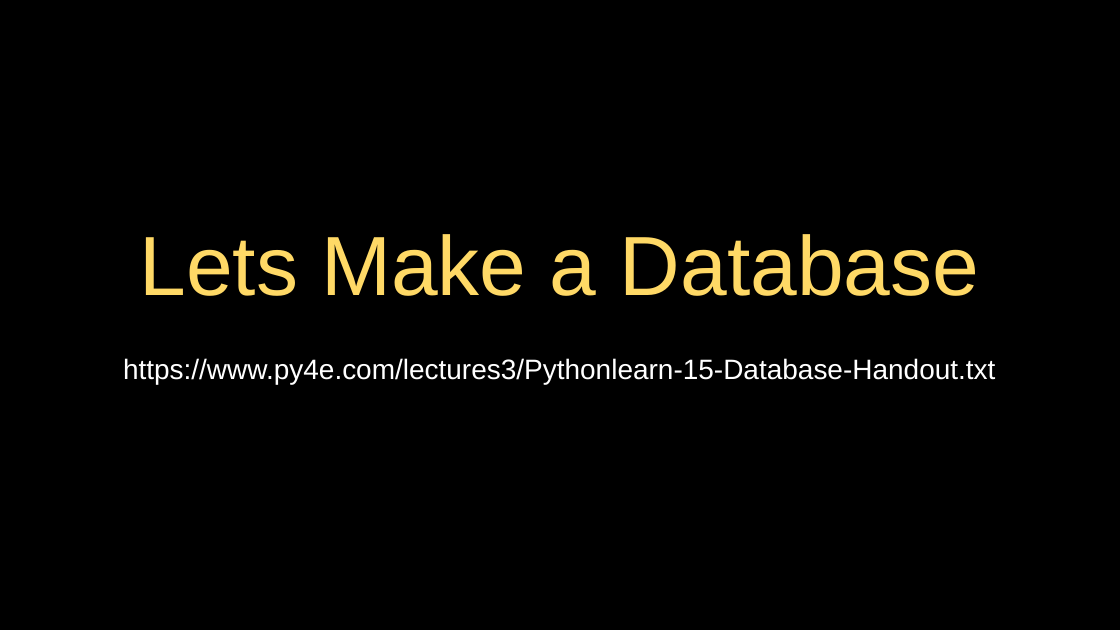
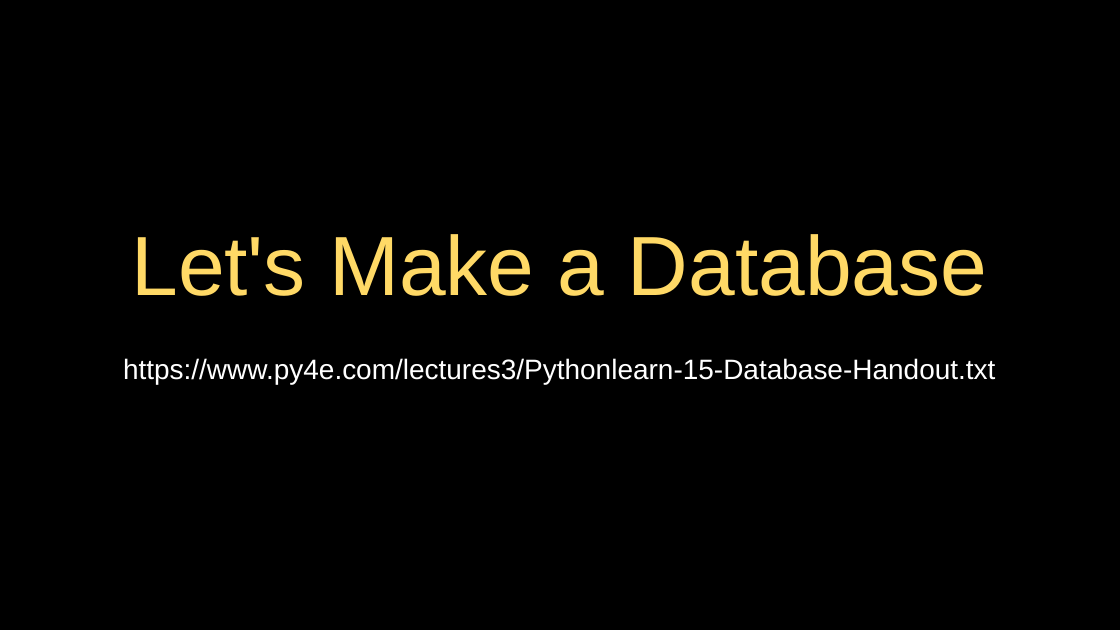
Before and after one commit to SOsintOps/py4e, a slide deck: slide 19 of lectures3/Pythonlearn-15-Databases.pptx. Drawn at 1120x630 pixels with LibreOffice and Linux fonts; fonts in the diff are those of the drawing. Boxes give left, top, right and bottom in pixels: in the first picture for what was removed or moved away, otherwise in the second. Text is boxed around its words. In the diff, an @@ line names an element or a change of style, - is before the commit and + after.

Commit message:
Fix text and code errors in the chapter slides
Fixes 59 errors in the 16 chapter presentations (lectures3/Pythonlearn-NN-*.pptx):
typos, en dashes and curly quotes in code that Python rejects, Python 2 output
and messages (raw_input, <type 'list'>, range returning a list, u'' strings),
output that the code does not print, def __init(self)__, a missing ssl context
in opengeo.py, HTTP requests without \r\n, and a few wrong technical statements.
Only the text runs that change are edited; colors and layout are kept.

```diff
--- a/lectures3/Pythonlearn-15-Databases.pptx
+++ b/lectures3/Pythonlearn-15-Databases.pptx
@@ title at [131,234,987,296]: text changed @@
-Lets Make a Database
+Let's Make a Database
```
Also in this commit, not shown: 3 other slides changed, 15 other files.
